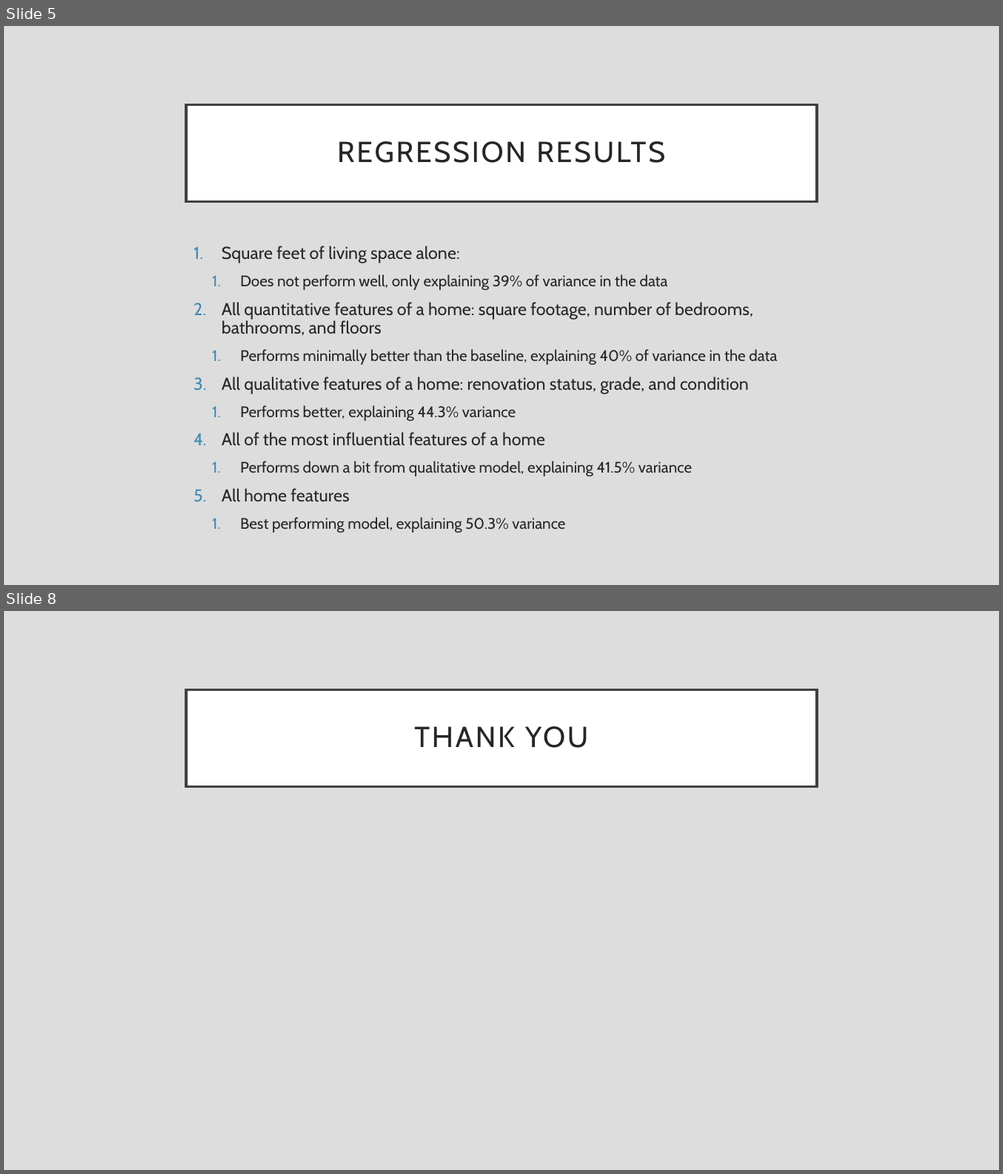
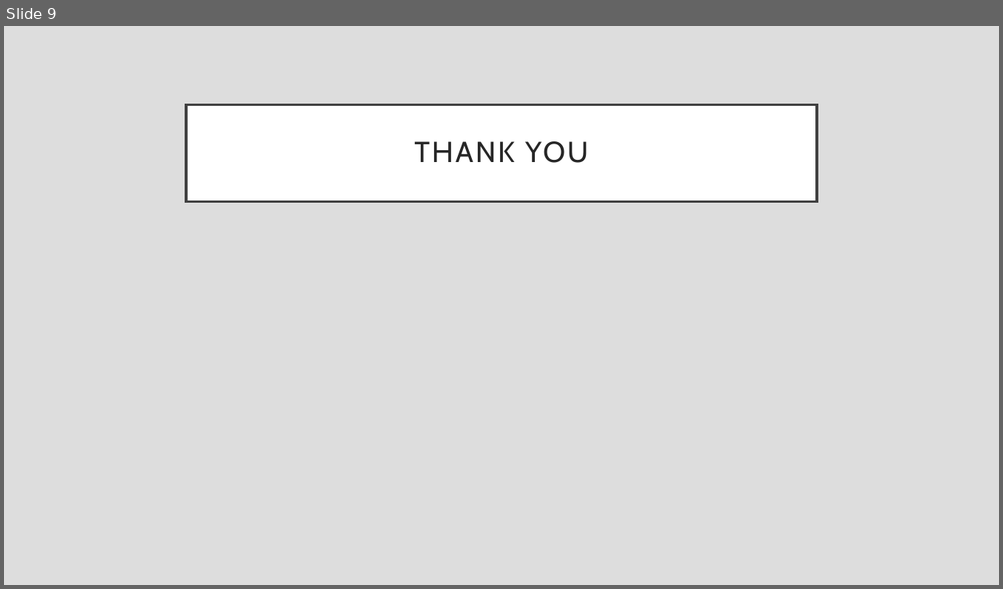
Before and after one commit to rfb-vibe/multiple-linear-regression-project, a slide deck: phase-2-project.pptx. Shown one above the other, each under a label of ours: slides 5 and 8 before the commit, slide 9 after it; the slides between them are not shown. The pictures are 1003x1174 and 1003x589 pixels, drawn with LibreOffice and Linux fonts; fonts in the diff are those of the drawing. Boxes give left, top, right and bottom in pixels: in the first picture for what was removed or moved away, otherwise in the second. Text is boxed around its words. In the diff, an @@ line names an element or a change of style, - is before the commit and + after.

```diff
--- a/phase-2-project.pptx
+++ b/phase-2-project.pptx
@@ slide 5 removed at (4, 26, 999, 585), background #DDDDDD @@
@@ title removed at (186, 104, 817, 201) @@
-REGRESSION RESULTS
@@ text removed at (222, 246, 777, 533) @@
-1. Square feet of living space alone:
-  1. Does not perform well, only explaining 39% of variance in the data
-2. All quantitative features of a home: square footage, number of bedrooms, bathrooms, and floors
-  1. Performs minimally better than the baseline, explaining 40% of variance in the data
-3. All qualitative features of a home: renovation status, grade, and condition
-  1. Performs better, explaining 44.3% variance
-4. All of the most influential features of a home
-  1. Performs down a bit from qualitative model, explaining 41.5% variance
-5. All home features
-  1. Best performing model, explaining 50.3% variance
@@ what was slide 8 is now slide 9 @@
```
Also in this commit, not shown: 6 slides changed, 2 slides added, 2 other files.
